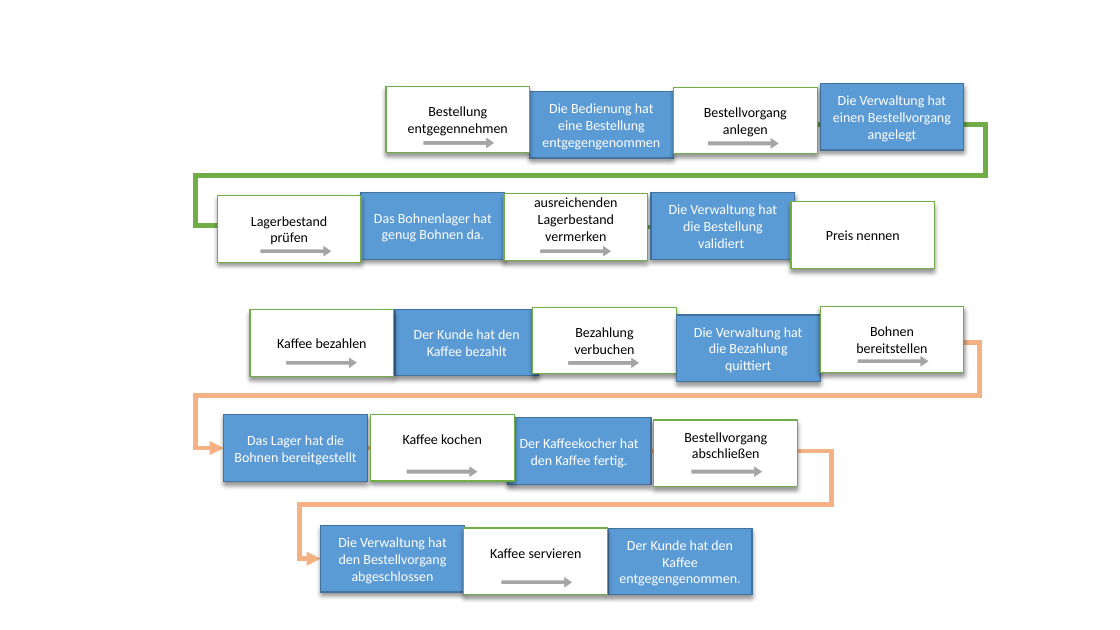
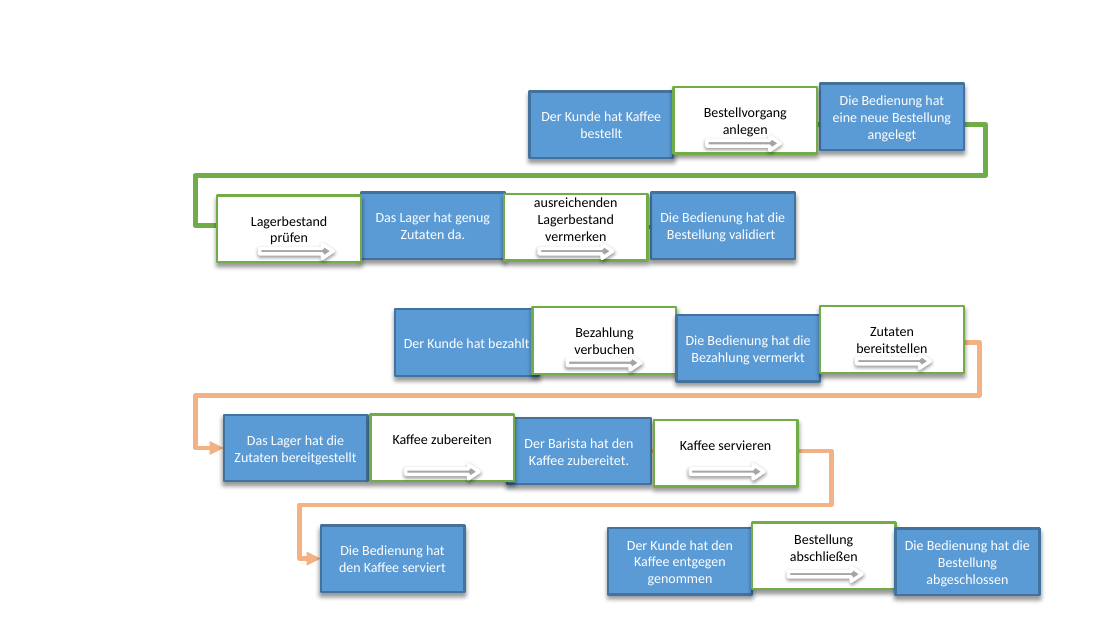
Before and after one commit to cwahlmann/coffee-o-mat, a slide deck: slide 1 of doku/events.pptx. Drawn at 1120x630 pixels with LibreOffice and Linux fonts; fonts in the diff are those of the drawing. Boxes give left, top, right and bottom in pixels: in the first picture for what was removed or moved away, otherwise in the second. Text is boxed around its words. In the diff, an @@ line names an element or a change of style, - is before the commit and + after.

Commit message:
Event-Diagramm überarbeitet; Begriffe geklärt: Kunde, Theke (=http-server), Bedienung, Lager, Barista; Kaffeesorten und Zutaten hinzugefügt; Actor Bedienung implementiert

```diff
--- a/doku/events.pptx
+++ b/doku/events.pptx
@@ rectangle removed at (386, 87, 529, 153) @@
-Bestellung entgegennehmen
@@ outline #43739E 1 pt to #43739E 2 pt in 10 elements at (651, 192, 795, 259), (223, 415, 367, 481), (395, 309, 539, 376), (608, 528, 752, 595), (507, 418, 651, 484), (361, 192, 505, 259), (676, 315, 820, 381), (321, 525, 465, 592), (820, 83, 964, 150), (529, 92, 673, 158) @@
@@ text in rectangle at (541, 111, 661, 138): text changed @@
-Die Bedienung hat eine Bestellung entgegengenommen
+Der Kunde hat Kaffee bestellt
@@ text in rectangle at (833, 95, 951, 142): text changed @@
-Die Verwaltung hat einen Bestellvorgang angelegt
+Die Bedienung hat eine neue Bestellung angelegt
@@ right arrow removed at (423, 136, 497, 150) @@
@@ rectangle removed at (791, 202, 935, 268) @@
-Preis nennen
@@ text in rectangle at (376, 212, 490, 239): text changed @@
-Das Bohnenlager hat genug Bohnen da.
+Das Lager hat genug Zutaten da.
@@ text in rectangle at (660, 212, 785, 242): text changed @@
-Die Verwaltung hat die Bestellung validiert
+Die Bedienung hat die Bestellung validiert
@@ rectangle removed at (250, 310, 394, 376) @@
-Kaffee bezahlen
@@ text in rectangle at (856, 327, 927, 353): text changed @@
-Bohnen
-bereitstellen
+Zutaten
+bereitstellen
@@ right arrow removed at (285, 355, 359, 370) @@
@@ text in rectangle at (404, 338, 529, 348): text changed @@
-Der Kunde hat den Kaffee bezahlt
+Der Kunde hat bezahlt
@@ text in rectangle at (686, 335, 810, 365): text changed @@
-Die Verwaltung hat die Bezahlung quittiert
+Die Bedienung hat die Bezahlung vermerkt
@@ outline #FFFFFF 1.5 pt to #FFFFFF 3 pt; shadow on in 7 elements at (567, 355, 640, 370), (539, 245, 613, 259), (406, 465, 479, 479), (260, 245, 333, 259), (707, 136, 781, 150), (691, 465, 764, 479), (857, 354, 930, 368) @@
@@ outline #70AD47 1 pt to #70AD47 2 pt in 7 elements at (674, 87, 818, 154), (218, 196, 361, 262), (504, 194, 648, 260), (533, 308, 676, 374), (654, 420, 797, 486), (820, 306, 964, 372), (371, 414, 514, 481) @@
@@ text in rectangle at (234, 435, 356, 465): text changed @@
-Das Lager hat die Bohnen bereitgestellt
+Das Lager hat die Zutaten bereitgestellt
@@ text in rectangle at (393, 434, 492, 444): text changed @@
-Kaffee kochen
+Kaffee zubereiten
@@ text in rectangle at (524, 438, 634, 465): text changed @@
-Der Kaffeekocher hat den Kaffee fertig.
+Der Barista hat den Kaffee zubereitet.
@@ rectangle "Kaffee servieren": place and size @@
-rectangle "Kaffee servieren" at (464, 528, 607, 595)
+rectangle "Kaffee servieren" at (654, 420, 797, 486)
@@ rectangle removed at (654, 420, 797, 486) @@
-Bestellvorgang
-abschließen
@@ rectangle added at (752, 523, 896, 589), fill #FFFFFF, outline #70AD47 2 pt, 12 pt, text #000000 @@
+Bestellung
+abschließen
@@ rectangle added at (896, 528, 1039, 595), fill #5B9BD5, outline #43739E 2 pt, 12 pt, text #FFFFFF @@
+Die Bedienung hat die Bestellung abgeschlossen
@@ text in rectangle at (339, 545, 445, 572): text changed @@
-Die Verwaltung hat den Bestellvorgang abgeschlossen
+Die Bedienung hat den Kaffee serviert
@@ elbow line removed from (608, 561) to (465, 559) @@
@@ text in rectangle at (627, 540, 733, 586): text changed @@
-Der Kunde hat den Kaffee entgegengenommen.
+Der Kunde hat den Kaffee entgegen genommen
@@ right arrow added at (789, 567, 862, 581), fill #A5A5A5, outline #FFFFFF 3 pt @@
@@ right arrow removed at (501, 576, 575, 590) @@
```
Also in this commit, not shown: 18 other files.
